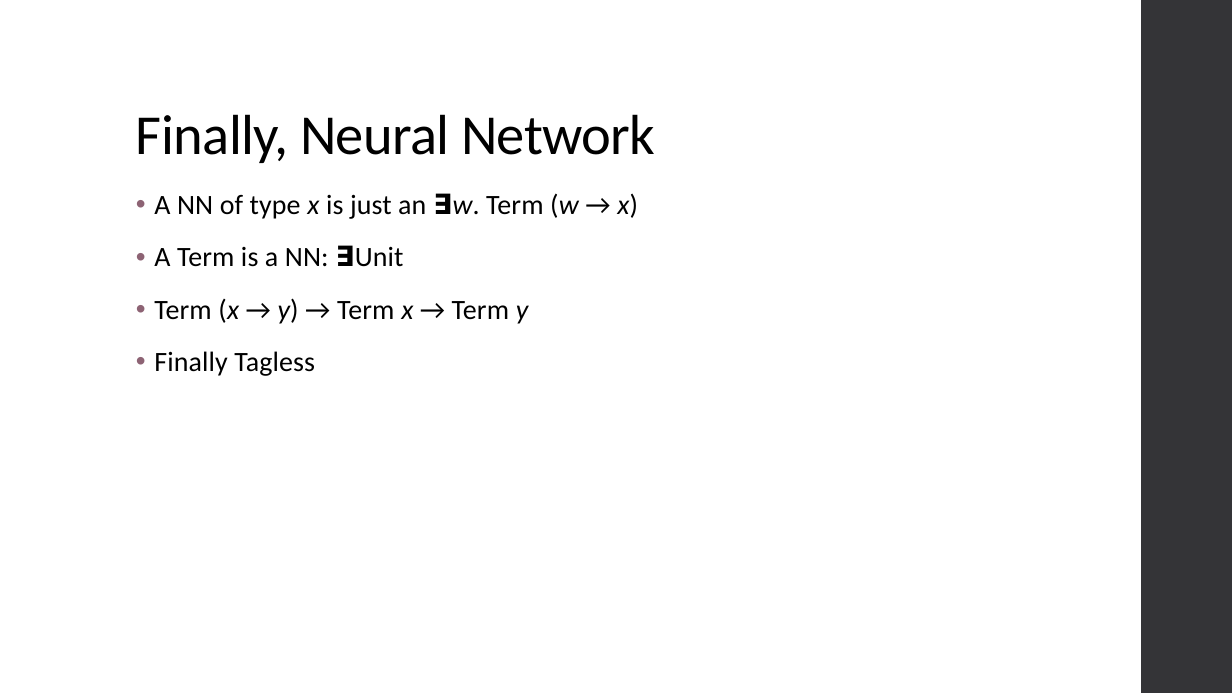
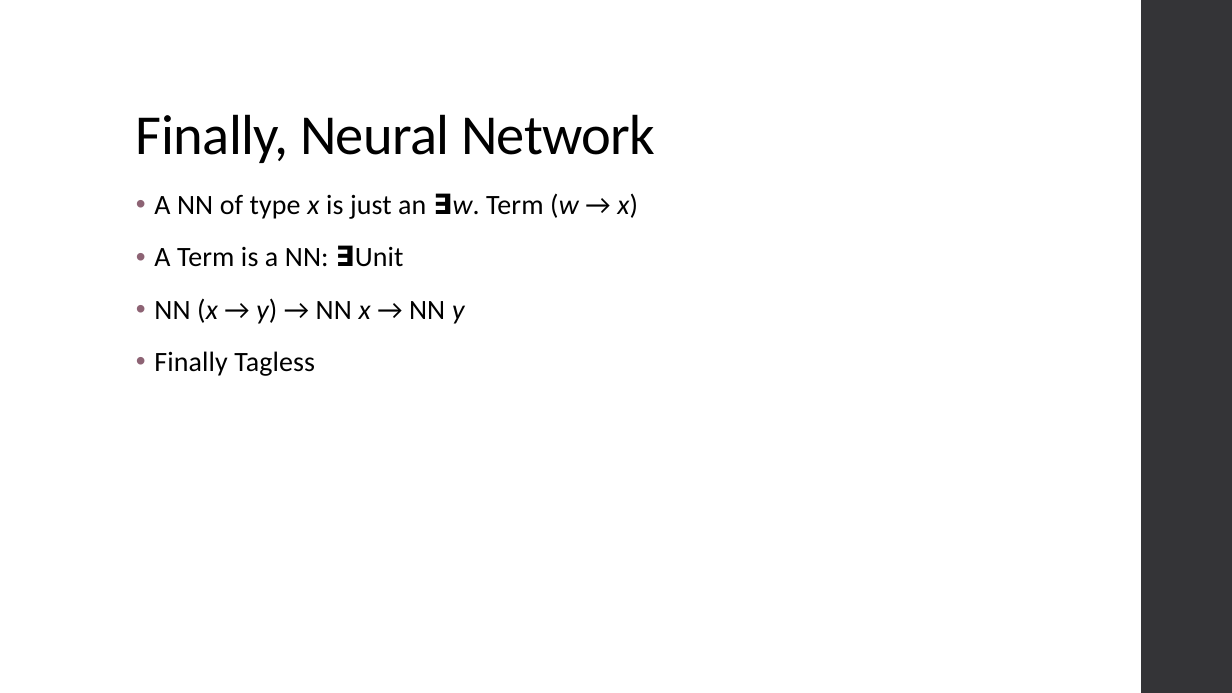
Before and after one commit to ThoughtWorksInc/DeepDarkFantasy, a slide deck: slide 37 of Talk.pptx. Drawn at 1232x693 pixels with LibreOffice and Linux fonts; fonts in the diff are those of the drawing. Boxes give left, top, right and bottom in pixels: in the first picture for what was removed or moved away, otherwise in the second. Text is boxed around its words. In the diff, an @@ line names an element or a change of style, - is before the commit and + after.

```diff
--- a/Talk.pptx
+++ b/Talk.pptx
@@ text at (x1=154, y1=298, x2=464, y2=324): text changed @@
-• Term (x → y) → Term x → Term y
+• NN (x → y) → NN x → NN y
```
Also in this commit, not shown: 4 other slides changed.
